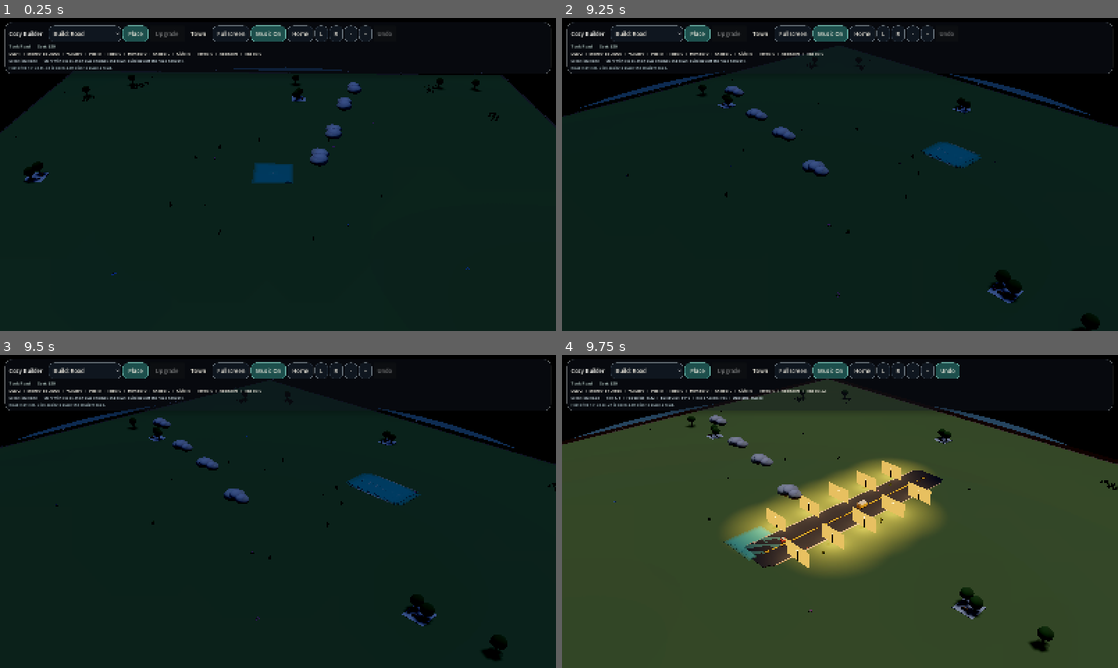
Above: before the commit, frames 1-4 (two rows, left to right).
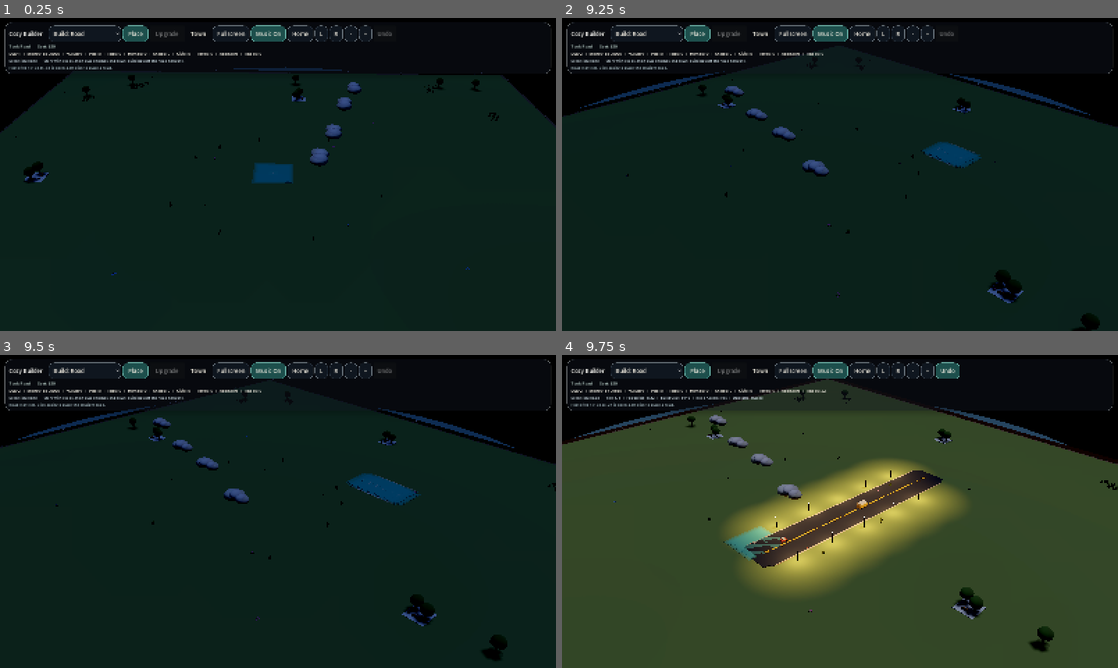
Above: after the commit, the same moments.

Repository: johnswaffles/my-backend-api
Game: Godot game, scene res://scenes/main_scene.tscn
Two runs of this game, one before a commit and one after it. Both use one fixed random seed, a clock stepped at 60 frames per second and the inputs below.
Inputs (mouse positions are in pixels of both pictures, inside the frame that each line leads up to):
- Up to frame 1 (0.25 s): no input
- Up to frame 2 (9.25 s): click "Build: Road" at 0.5 s; click "Place" at 1.25 s; click "Town" at 2 s; click "Home" at 2.75 s; click "L" at 3.5 s; click "R" at 4.25 s; click "-" at 5 s; click "+" at 5.75 s; click "Music On" at 6.5 s; click "R" at 7.25 s; click "Music Off" at 8 s; move the mouse to (962, 158) at 8.77 s; hold D from 8.78 s (still down); tap 1 at 8.85 s; click (962, 158) at 8.92 s
- Up to frame 3 (9.5 s): keep holding D
- Up to frame 4 (9.75 s): release D at 9.5 s; drag from (728, 527) to (812, 574) at 9.52 s

Frames 1-3 are identical in both runs. In frame 4, 3.9% of the frame differs, in the area x 32-73%, y 33-77%.
Error before the commit: Invalid call. Nonexistent function 'lock' in base 'Image'. (res://scripts/building_system.gd:4839)
Error after the commit: Invalid call. Nonexistent function 'lock' in base 'Image'. (res://scripts/building_system.gd:4831)

Commit message:
Rebuild street lamp glow around a single shared config

Diff:
--- a/cozy-builder-godot/project.godot
+++ b/cozy-builder-godot/project.godot
@@ -31,4 +31,4 @@
 renderer/rendering_method="gl_compatibility"
 renderer/rendering_method.mobile="gl_compatibility"
 anti_aliasing/quality/msaa_3d=1
-limits/opengl/max_lights_per_object=8
+limits/opengl/max_lights_per_object=16
--- a/cozy-builder-godot/scripts/building_system.gd
+++ b/cozy-builder-godot/scripts/building_system.gd
@@ -198,6 +198,7 @@
 var _road_mark_material: StandardMaterial3D
 var _sidewalk_material: StandardMaterial3D
 var _window_material: StandardMaterial3D
+var _street_lamp_bulb_material: StandardMaterial3D
 var _leaf_material: StandardMaterial3D
 var _trunk_material: StandardMaterial3D
 var _flower_material_pink: StandardMaterial3D
@@ -383,6 +384,7 @@
 	_road_mark_material = _make_material("e0be57", 0.82)
 	_sidewalk_material = _make_material("cdbca4", 0.94)
 	_window_material = _make_material("ffb85b", 0.16, 0.0, true, "ffd18a", 1.08)
+	_street_lamp_bulb_material = _make_material("fff4d8", 0.04, 0.0, true, "ffe7a8", 4.2)
 	_leaf_material = _make_material("5f7f4a", 0.98)
 	_trunk_material = _make_material("6d4d39", 0.94)
 	_flower_material_pink = _make_material("d98fae", 0.82)
@@ -4681,7 +4683,22 @@
 	light.omni_range = 5.8
 	light.shadow_enabled = false
 	parent.add_child(light)
-	_add_light_pool_local(Vector3(position_3d.x, 0.03, position_3d.z), parent, Color(1.0, 0.74, 0.38), 0.18, 1.15, 0.5, 2.5)
+	var bulb := _add_local_sphere(position_3d + Vector3(0.0, 0.05, 0.0), 0.06, 0.06, _street_lamp_bulb_material, parent)
+	bulb.cast_shadow = GeometryInstance3D.SHADOW_CASTING_SETTING_OFF
+	var glow := Sprite3D.new()
+	glow.texture = _ensure_lamp_glow_texture(Color(1.0, 0.74, 0.38), 0.22)
+	glow.billboard = BaseMaterial3D.BILLBOARD_ENABLED
+	glow.no_depth_test = true
+	glow.shaded = false
+	glow.double_sided = true
+	glow.fixed_size = false
+	glow.centered = true
+	glow.pixel_size = 0.01
+	glow.scale = Vector3(4.8, 1.0, 4.8)
+	glow.position = position_3d + Vector3(0.0, 0.04, 0.0)
+	glow.modulate = Color(1.0, 0.78, 0.4, 1.0)
+	glow.render_priority = 8
+	parent.add_child(glow)
 
 
 func _add_road_lamp_local(position_3d: Vector3, parent: Node) -> void:
@@ -4689,7 +4706,6 @@
 	lamp_root.position = position_3d
 	parent.add_child(lamp_root)
 	_add_local_cylinder(Vector3(0.0, 0.54, 0.0), 0.04, 0.04, 1.08, _road_material, lamp_root)
-	_add_box(Vector3(0.0, 1.12, 0.0), Vector3(0.18, 0.1, 0.18), _window_material, lamp_root)
 	_add_lantern_glow_local(Vector3(0.0, 1.12, 0.0), lamp_root)
 
 
@@ -4761,7 +4777,6 @@
 	lamp_root.position = _cell_to_world(cell) + local_offset
 	_road_lights_root.add_child(lamp_root)
 	_add_local_cylinder(Vector3(0.0, 0.54, 0.0), 0.04, 0.04, 1.08, _road_material, lamp_root)
-	_add_box(Vector3(0.0, 1.12, 0.0), Vector3(0.18, 0.1, 0.18), _window_material, lamp_root)
 	_add_lantern_glow_local(Vector3(0.0, 1.12, 0.0), lamp_root)
 	_road_light_nodes[key] = lamp_root
 
@@ -4807,29 +4822,6 @@
 	var band := _add_box(position_3d, size, band_material, parent)
 	_window_bands.append(band)
 	return band
-
-
-func _add_light_pool_local(position_3d: Vector3, parent: Node, glow_color: Color, alpha: float, energy: float, radius: float, height: float) -> void:
-	var glow := MeshInstance3D.new()
-	var mesh := PlaneMesh.new()
-	mesh.size = Vector2(maxf(2.8, radius * 6.0), maxf(2.8, radius * 6.0))
-	glow.mesh = mesh
-	var material := StandardMaterial3D.new()
-	material.shading_mode = BaseMaterial3D.SHADING_MODE_UNSHADED
-	material.transparency = BaseMaterial3D.TRANSPARENCY_ALPHA
-	material.cull_mode = BaseMaterial3D.CULL_DISABLED
-	material.albedo_color = Color(glow_color.r, glow_color.g, glow_color.b, 1.0)
-	material.albedo_texture = _ensure_lamp_glow_texture(glow_color, alpha)
-	material.emission_enabled = true
-	material.emission = glow_color
-	material.emission_energy_multiplier = energy * 1.1
-	material.roughness = 1.0
-	material.metallic_specular = 0.0
-	glow.material_override = material
-	glow.cast_shadow = GeometryInstance3D.SHADOW_CASTING_SETTING_OFF
-	glow.position = Vector3(position_3d.x, 0.104, position_3d.z)
-	glow.rotation_degrees.x = -90.0
-	parent.add_child(glow)
 
 
 func _ensure_lamp_glow_texture(glow_color: Color, alpha: float) -> Texture2D:
Not shown, changed: public/godot-playtest/index.html
Not shown, changed: public/godot-playtest/index.pck
